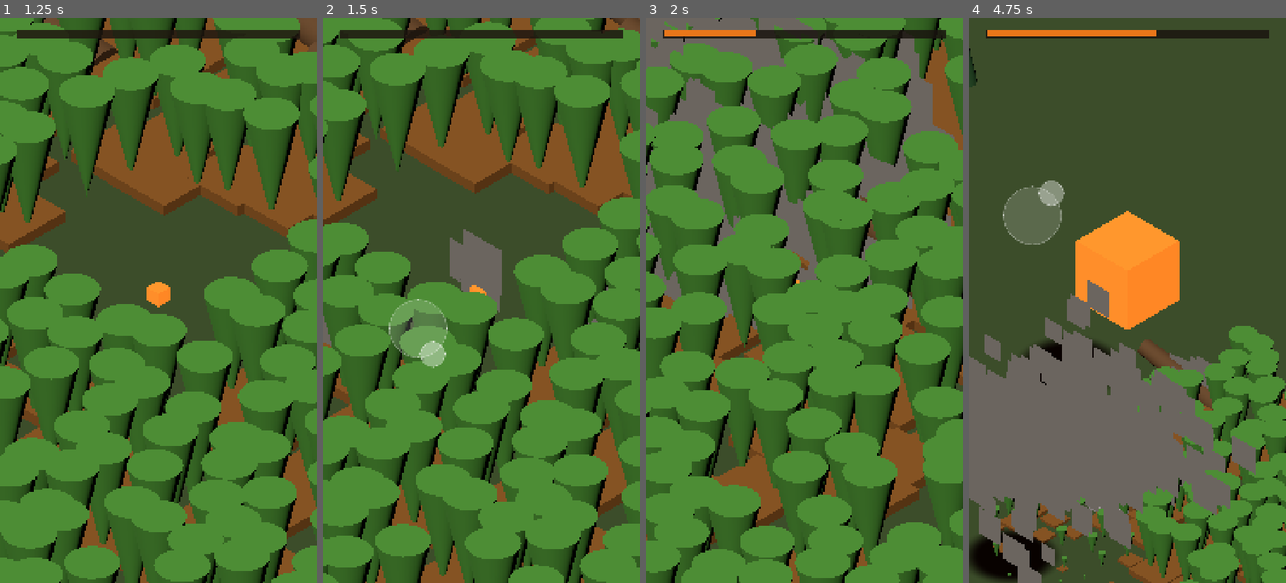
Above: before the commit, frames 1-4 (left to right).
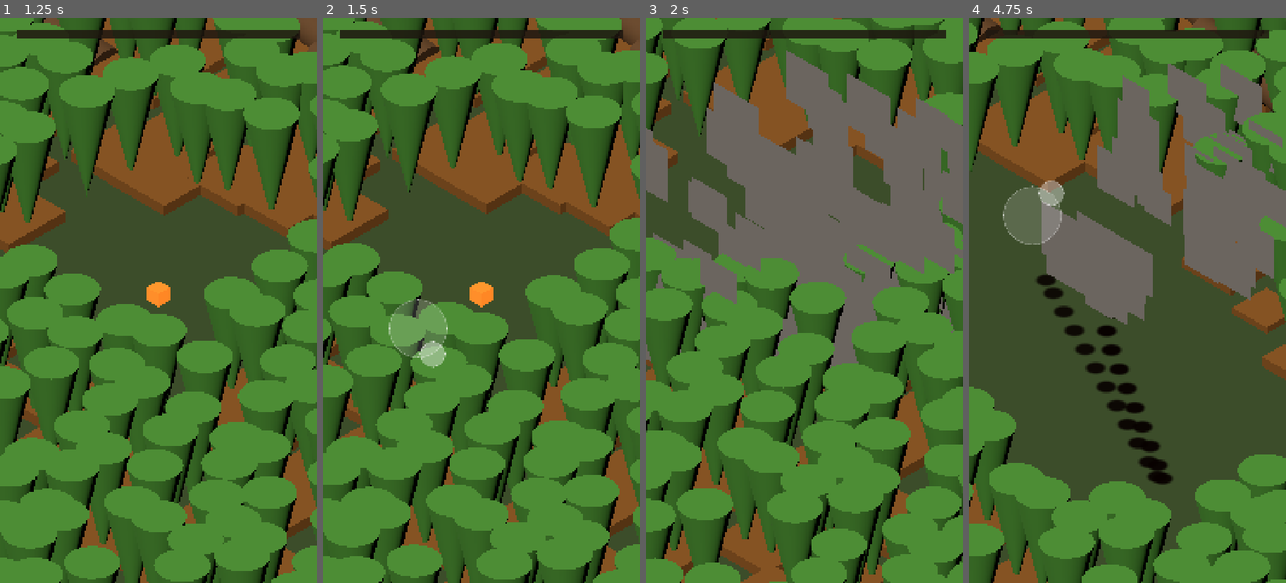
Above: after the commit, the same moments.

Repository: kevindunn766/ai-game-studio
Game: Godot game, scene res://scenes/Main.tscn
The game is run twice, just before and just after one commit, with the same random seed, the same clock (stepped at 60 frames per second) and the same inputs.
Inputs (mouse positions are in pixels of both pictures, inside the frame that each line leads up to):
- Up to frame 1 (1.25 s): move the mouse to (228, 272) at 0.52 s; click (228, 272) at 0.67 s
- Up to frame 2 (1.5 s): tap Enter at 1.25 s; drag from (418, 328) to (465, 413) at 1.27 s
- Up to frame 3 (2 s): no input
- Up to frame 4 (4.75 s): move the mouse to (1159, 176) at 2.02 s; click (1159, 176) at 2.17 s; drag from (1111, 413) to (1032, 215) at 2.77 s; move the mouse to (1222, 385) at 3.52 s; click (1222, 385) at 3.67 s; drag from (1032, 215) to (1079, 159) at 4.27 s

Frame 1 is identical in both runs. In frame 2, 54% of the frame differs, in the area x 0-100%, y 0-100%; in frame 3, 68%; in frame 4, 73%.

Commit message:
Scale movement speed to flame size instead of a flat constant
Top speed is now derived from CameraController.target_size_for_scale()
each tick (speed = view_span / view_crossing_seconds) instead of a flat
3.0 m/s -- the flat speed made a 2cm match-scale flame cross its entire
~0.7m visible view in under a quarter second. Verified via headless sweep
that crossing time now holds at exactly 2.2s across all 9 bands (0.32 m/s
at match-scale up to 254.8 m/s at Band 9's endpoint). Acceleration ramp
time stays a flat constant on purpose so controls feel equally responsive
regardless of top speed.

Also fixes a related bug this surfaced: CameraController.MAX_SIZE was
still 30.0, a leftover from when only Bands 1-3 existed -- Band 9 needs an
uncapped view of ~560m, and since speed now derives from the same clamped
value, movement would have silently stopped scaling past Band 6 too.
Raised to 600.0.

Co-Authored-By: Claude Sonnet 5 <noreply@anthropic.com>

Diff:
--- a/kindling-3d/scripts/camera_controller.gd
+++ b/kindling-3d/scripts/camera_controller.gd
@@ -4,8 +4,7 @@
 
 # Calibrated against flame_scale as a real-world size in meters (see
 # growth_controller.gd's BAND_TABLE comment) -- Camera3D.size is the ortho
-# view's vertical extent in world units/meters. MAX_SIZE stays generous for
-# future bands beyond this milestone's scope.
+# view's vertical extent in world units/meters.
 #
 # MIN_SIZE/BASE_SIZE bumped (was 0.4/0.35) after discovering the tighter
 # framing left almost no visible margin beyond the flame's own passive
@@ -14,10 +13,19 @@
 # was mostly showing that self-cleared dead zone with barely any buffer of
 # actual unburned fuel around its edge. A wider ~0.7m view gives a real ring
 # of visible, un-eaten fuel outside that dead zone.
+#
+# MAX_SIZE raised (was 30.0) once all 9 bands existed -- 30 was set back when
+# only Bands 1-3 (max scale 0.6m) were built and genuinely was "generous for
+# future bands," but never got revisited once Band 9 pushed flame_scale up to
+# 140m; at the old cap the camera would've stopped zooming out around Band 6
+# while the flame kept growing, leaving it larger than its own view by Band
+# 9. flame.gd's movement speed is now also derived directly from
+# target_size_for_scale(), so this constant governs pacing as well as
+# framing -- keep both in mind if retuning it.
 const BASE_SIZE: float = 0.6
 const SIZE_PER_SCALE_UNIT: float = 4.0
 const MIN_SIZE: float = 0.7
-const MAX_SIZE: float = 30.0
+const MAX_SIZE: float = 600.0
 
 
 func _ready() -> void:
--- a/kindling-3d/scripts/flame.gd
+++ b/kindling-3d/scripts/flame.gd
@@ -2,8 +2,19 @@
 
 signal hazard_hit(hazard: Hazard)
 
-@export var move_speed: float = 3.0
-@export var accel: float = 12.0
+# Top speed is derived every physics tick from CameraController's own
+# target_size_for_scale(), NOT a flat constant -- a flat speed made the
+# flame "zip around" at match-scale (3 m/s across a ~0.7m view crosses the
+# whole visible world in under a quarter second) while feeling sluggish at
+# large scale once the world around it is hundreds of meters wide. Deriving
+# speed from the same formula that drives camera framing means the flame
+# always crosses roughly the same FRACTION of its own visible world per
+# second, regardless of how big it's grown -- see camera_controller.gd.
+@export var view_crossing_seconds: float = 2.2
+# Time to reach full speed from a stop, and to fully decelerate -- kept
+# constant (not itself scale-derived) so controls feel equally responsive
+# at every scale even though the top speed they ramp to varies hugely.
+@export var accel_ramp_time: float = 0.35
 @export var mesh_scale_tween_time: float = 0.35
 
 # Ignite/jump reach use a base-reach-plus-growth formula, NOT pure
@@ -101,13 +112,23 @@
 		_hit_invuln_timer -= delta
 	if _is_jumping:
 		return
-	var target_velocity: Vector3 = move_direction * move_speed
+	var speed: float = current_move_speed()
+	var accel: float = speed / accel_ramp_time if accel_ramp_time > 0.0 else speed
+	var target_velocity: Vector3 = move_direction * speed
 	velocity = velocity.move_toward(target_velocity, accel * delta)
 	if move_direction.length_squared() > 0.01:
 		_last_heading = move_direction.normalized()
 	if velocity.length_squared() < 0.0001:
 		return
 	position += velocity * delta
+
+
+# Top speed proportional to the camera's own view span at the current scale
+# (see the view_crossing_seconds comment above) -- public so movement_trail.gd
+# or future feel/animation code can reuse the same value instead of
+# re-deriving it.
+func current_move_speed() -> float:
+	return CameraController.target_size_for_scale(scale_factor) / view_crossing_seconds
 
 
 # Draining happens every physics tick regardless of jump/movement state --
Not shown, changed: kindling-3d/DESIGN.md
